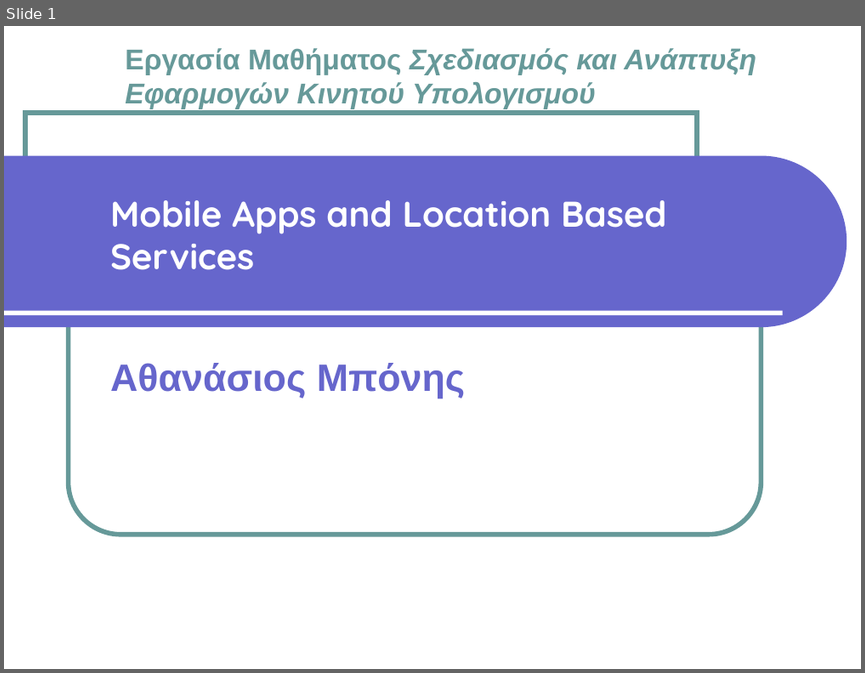
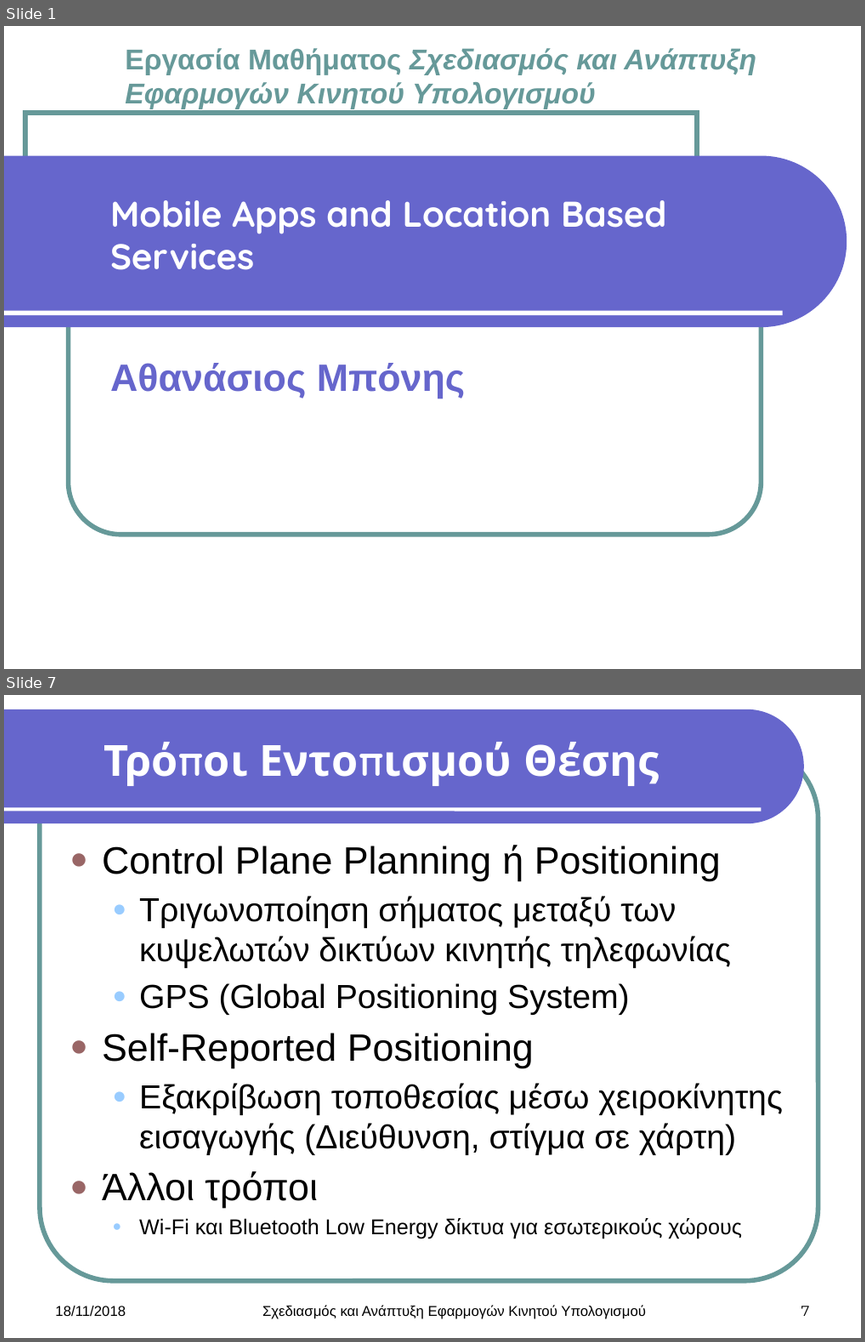
Before and after one commit to AthanCB/Design-and-development-of-mobile-computing, a slide deck: Theory Assignment/Mobile Apps and Location Based Services.pptx. Shown one above the other, each under a label of ours: slide 1 before the commit, slides 1 and 7 after it; the slides between them are not shown. The pictures are 865x673 and 865x1342 pixels, drawn with LibreOffice and Linux fonts; fonts in the diff are those of the drawing; background and template pictures are left out. Boxes give left, top, right and bottom in pixels: in the first picture for what was removed or moved away, otherwise in the second. Text is boxed around its words. In the diff, an @@ line names an element or a change of style, - is before the commit and + after.

```diff
--- a/Theory Assignment/Mobile Apps and Location Based Services.pptx
+++ b/Theory Assignment/Mobile Apps and Location Based Services.pptx
@@ slide 7 added at (x1=4, y1=695, x2=861, y2=1338), background #FFFFFF @@
@@ freeform shape added at (x1=4, y1=709, x2=803, y2=823), fill #6666CC @@
@@ rounded rectangle added at (x1=40, y1=744, x2=818, y2=1280), outline #669999 4 pt @@
@@ title added at (x1=523, y1=742, x2=658, y2=786), 36 pt, text #FFFFFF, bold @@
+Τρόποι Εντοπισμού Θέσης
@@ line added from (4, 809) to (760, 809), #FFFFFF 3 pt @@
@@ text added at (x1=102, y1=845, x2=783, y2=1238), 28 pt, text #000000 @@
+● Control Plane Planning ή Positioning
+  ● Τριγωνοποίηση σήματος μεταξύ των κυψελωτών δικτύων κινητής τηλεφωνίας
+  ● GPS (Global Positioning System)
+● Self-Reported Positioning
+  ● Εξακρίβωση τοποθεσίας μέσω χειροκίνητης εισαγωγής (Διεύθυνση, στίγμα σε χάρτη)
+● Άλλοι τρόποι
+  ● Wi-Fi και Bluetooth Low Energy δίκτυα για εσωτερικούς χώρους
@@ text added at (x1=55, y1=1305, x2=126, y2=1316), 12 pt, text #000000 @@
+18/11/2018
@@ text added at (x1=262, y1=1304, x2=646, y2=1319), 12 pt, text #000000 @@
+Σχεδιασμός και Ανάπτυξη Εφαρμογών Κινητού Υπολογισμού
@@ page number added at (x1=801, y1=1305, x2=810, y2=1315), 12 pt, text #000000 @@
+7
```
Also in this commit, not shown: 14 other slides added, 1 slide removed, 16 other files.
